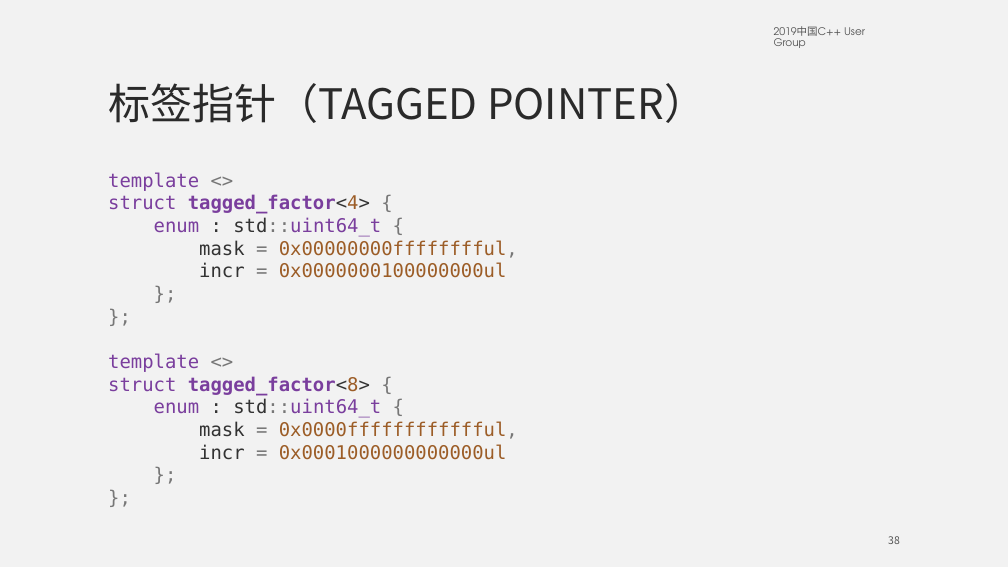
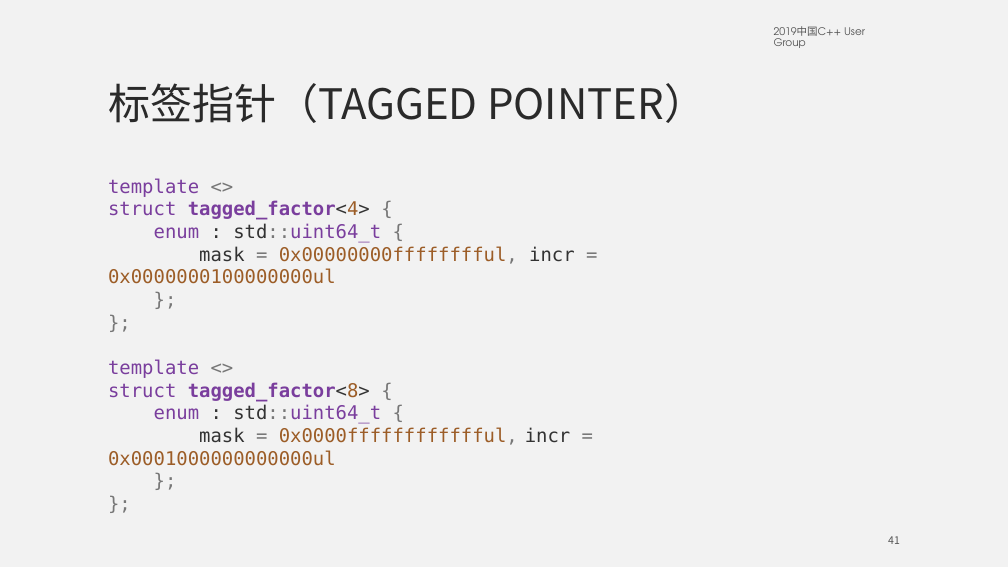
Before and after one commit to mutouyun/lock-free-queue, a slide deck: slide 41 of lock-free.pptx (slide 38 before the commit). Drawn at 1008x567 pixels with LibreOffice and Linux fonts; fonts in the diff are those of the drawing. Boxes give left, top, right and bottom in pixels: in the first picture for what was removed or moved away, otherwise in the second. Text is boxed around its words. In the diff, an @@ line names an element or a change of style, - is before the commit and + after.

```diff
--- a/lock-free.pptx
+++ b/lock-free.pptx
@@ text at (x1=108, y1=246, x2=575, y2=284): text changed @@
-mask = 0x00000000fffffffful,
-incr = 0x0000000100000000ul
+mask = 0x00000000fffffffful, incr = 0x0000000100000000ul
@@ text at (x1=108, y1=427, x2=571, y2=466): text changed @@
-mask = 0x0000fffffffffffful,
-incr = 0x0001000000000000ul
+mask = 0x0000fffffffffffful, incr = 0x0001000000000000ul
@@ page number at (x1=888, y1=536, x2=900, y2=544): text changed @@
-38
+41
```
Also in this commit, not shown: 12 other slides changed, 4 slides added.
